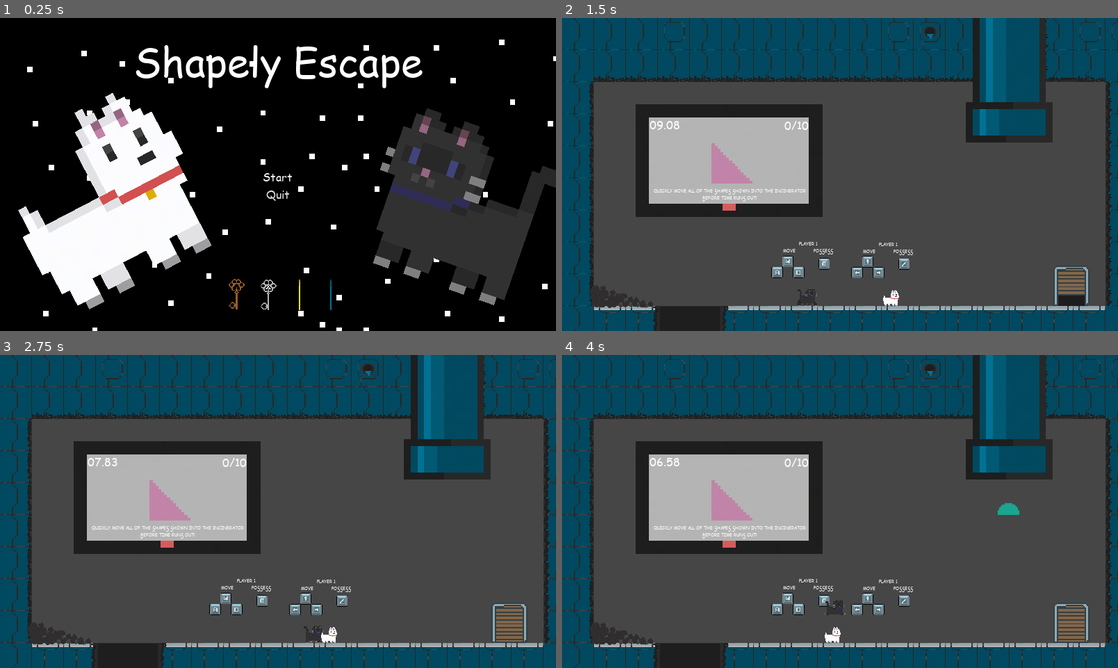
Above: before the commit, frames 1-4 (two rows, left to right).
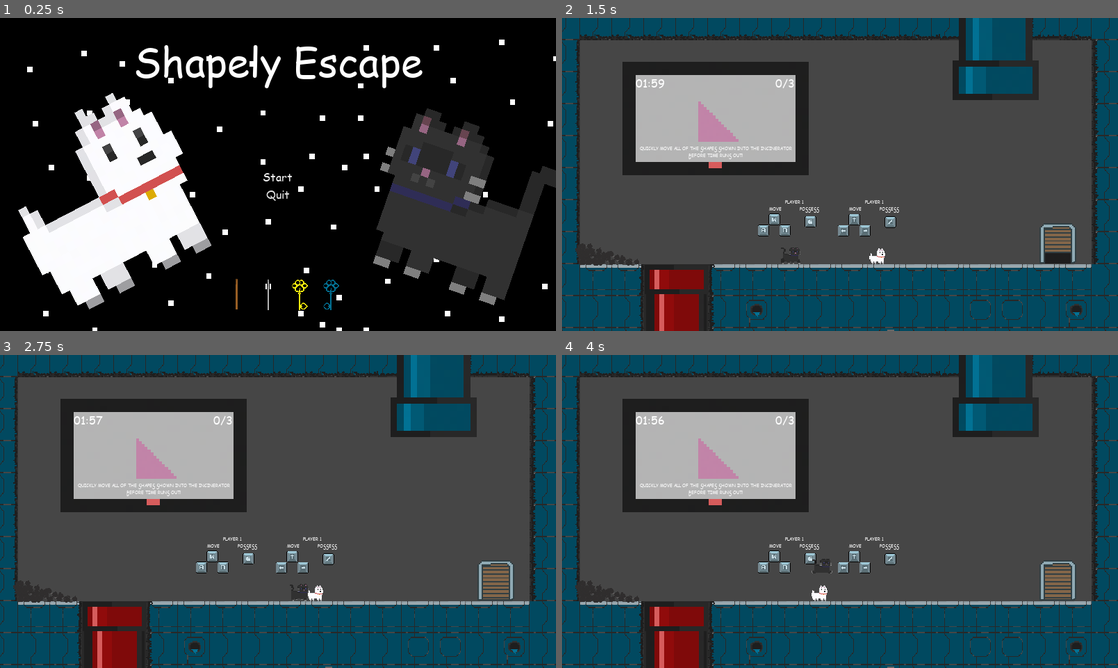
Above: after the commit, the same moments.

Repository: Astrol99/ShapelyEscape
Game: Godot game, scene res://MainMenu/MainMenu.tscn
The game is run twice, just before and just after one commit, with the same random seed, the same clock (stepped at 60 frames per second) and the same inputs.
Inputs:
- Up to frame 1 (0.25 s): no input
- Up to frame 2 (1.5 s): click "Start" at 0.5 s; hold D (move_right1) from 1.28 s (still down); tap / (possess) at 1.35 s
- Up to frame 3 (2.75 s): keep holding D (move_right1); tap W (jump1) at 1.52, 2.27 s; tap E (cat_possess) at 2.1 s; tap / (possess) at 2.3 s
- Up to frame 4 (4 s): release D (move_right1) at 2.78 s; hold A (move_left1) 2.78-3.53 s; hold Left (move_left2) 2.78-3.53 s; tap / (possess) at 3.05, 3.8 s; hold D (move_right1) from 3.53 s (still down); tap Right (move_right2) at 3.6 s; tap W (jump1) at 3.77 s

The runs differ from the first frame. In frame 1, 0.2% of the frame differs, in the area x 41-61%, y 83-94%; in frame 2, 48%; in frame 3, 48%; in frame 4, 49%, in the area x 0-100%, y 0-100%.

Commit message:
Finished main game implementation

Diff:
--- a/Level1/Level1.tscn
+++ b/Level1/Level1.tscn
@@ -11,6 +11,7 @@
 [ext_resource path="res://World_Objects/SpawnPipe/SpawnPipe.tscn" type="PackedScene" id=9]
 [ext_resource path="res://assets/keybinds/keybindstsa.png" type="Texture" id=10]
 [ext_resource path="res://assets/COMIC.TTF" type="DynamicFontData" id=11]
+[ext_resource path="res://World_Objects/Incinerator/Incinerator.tscn" type="PackedScene" id=12]
 
 [sub_resource type="ConvexPolygonShape2D" id=1]
 points = PoolVector2Array( 0, 0, 736, 0, 736, 736, 0, 736 )
@@ -49,33 +50,6 @@
 points = PoolVector2Array( 0, 0, 736, 0, 736, 736, 0, 736 )
 
 [sub_resource type="ConvexPolygonShape2D" id=14]
-points = PoolVector2Array( 0, 0, 736, 0, 736, 736, 0, 736 )
-
-[sub_resource type="ConvexPolygonShape2D" id=15]
-points = PoolVector2Array( 0, 0, 736, 0, 736, 736, 0, 736 )
-
-[sub_resource type="ConvexPolygonShape2D" id=16]
-points = PoolVector2Array( 0, 0, 736, 0, 736, 736, 0, 736 )
-
-[sub_resource type="ConvexPolygonShape2D" id=17]
-points = PoolVector2Array( 0, 0, 736, 0, 736, 736, 0, 736 )
-
-[sub_resource type="ConvexPolygonShape2D" id=18]
-points = PoolVector2Array( 0, 0, 736, 0, 736, 736, 0, 736 )
-
-[sub_resource type="ConvexPolygonShape2D" id=19]
-points = PoolVector2Array( 0, 0, 736, 0, 736, 736, 0, 736 )
-
-[sub_resource type="ConvexPolygonShape2D" id=20]
-points = PoolVector2Array( 0, 0, 736, 0, 736, 736, 0, 736 )
-
-[sub_resource type="ConvexPolygonShape2D" id=21]
-points = PoolVector2Array( 0, 0, 736, 0, 736, 736, 0, 736 )
-
-[sub_resource type="ConvexPolygonShape2D" id=22]
-points = PoolVector2Array( 0, 0, 736, 0, 736, 736, 0, 736 )
-
-[sub_resource type="ConvexPolygonShape2D" id=23]
 points = PoolVector2Array( 0, 0, 736, 0, 736, 736, 0, 736 )
 
 [sub_resource type="TileSet" id=13]
@@ -222,64 +196,9 @@
 2/navigation_offset = Vector2( 0, 0 )
 2/shape_offset = Vector2( 0, 0 )
 2/shape_transform = Transform2D( 1, 0, 0, 1, 0, 0 )
-2/shape = SubResource( 15 )
 2/shape_one_way = false
-2/shape_one_way_margin = 1.0
-2/shapes = [ {
-"autotile_coord": Vector2( 0, 0 ),
-"one_way": false,
-"one_way_margin": 1.0,
-"shape": SubResource( 15 ),
-"shape_transform": Transform2D( 1, 0, 0, 1, 0, 0 )
-}, {
-"autotile_coord": Vector2( 1, 0 ),
-"one_way": false,
-"one_way_margin": 1.0,
-"shape": SubResource( 16 ),
-"shape_transform": Transform2D( 1, 0, 0, 1, 0, 0 )
-}, {
-"autotile_coord": Vector2( 2, 0 ),
-"one_way": false,
-"one_way_margin": 1.0,
-"shape": SubResource( 17 ),
-"shape_transform": Transform2D( 1, 0, 0, 1, 0, 0 )
-}, {
-"autotile_coord": Vector2( 2, 1 ),
-"one_way": false,
-"one_way_margin": 1.0,
-"shape": SubResource( 18 ),
-"shape_transform": Transform2D( 1, 0, 0, 1, 0, 0 )
-}, {
-"autotile_coord": Vector2( 1, 1 ),
-"one_way": false,
-"one_way_margin": 1.0,
-"shape": SubResource( 19 ),
-"shape_transform": Transform2D( 1, 0, 0, 1, 0, 0 )
-}, {
-"autotile_coord": Vector2( 0, 1 ),
-"one_way": false,
-"one_way_margin": 1.0,
-"shape": SubResource( 20 ),
-"shape_transform": Transform2D( 1, 0, 0, 1, 0, 0 )
-}, {
-"autotile_coord": Vector2( 0, 2 ),
-"one_way": false,
-"one_way_margin": 1.0,
-"shape": SubResource( 21 ),
-"shape_transform": Transform2D( 1, 0, 0, 1, 0, 0 )
-}, {
-"autotile_coord": Vector2( 1, 2 ),
-"one_way": false,
-"one_way_margin": 1.0,
-"shape": SubResource( 22 ),
-"shape_transform": Transform2D( 1, 0, 0, 1, 0, 0 )
-}, {
-"autotile_coord": Vector2( 2, 2 ),
-"one_way": false,
-"one_way_margin": 1.0,
-"shape": SubResource( 23 ),
-"shape_transform": Transform2D( 1, 0, 0, 1, 0, 0 )
-} ]
+2/shape_one_way_margin = 0.0
+2/shapes = [  ]
 2/z_index = 0
 
 [sub_resource type="DynamicFont" id=24]
@@ -289,14 +208,16 @@
 
 [node name="Timer" type="Timer" parent="."]
 process_mode = 0
-wait_time = 10.0
+wait_time = 120.0
 one_shot = true
 autostart = true
 
 [node name="Camera2D" type="Camera2D" parent="."]
+position = Vector2( 1007, 685 )
+current = true
+process_mode = 0
 __meta__ = {
-"_edit_group_": true,
-"_edit_lock_": true
+"_edit_group_": true
 }
 
 [node name="Background" type="Sprite" parent="Camera2D"]
@@ -317,24 +238,6 @@
 "_edit_lock_": true
 }
 
-[node name="Screen" parent="." instance=ExtResource( 8 )]
-position = Vector2( 577, 492 )
-timer = NodePath("../Timer")
-door = NodePath("../Door")
-spawn_pipe = NodePath("../SpawnPipe")
-
-[node name="Door" parent="." instance=ExtResource( 5 )]
-position = Vector2( 1759, 921 )
-scale = Vector2( 0.25, 0.25 )
-NextLevel = "res://MainMenu/MainMenu.tscn"
-
-[node name="SpawnPipe" parent="." instance=ExtResource( 9 )]
-position = Vector2( 1545, 141 )
-
-[node name="Trashbags" parent="." instance=ExtResource( 6 )]
-position = Vector2( 99, 703 )
-scale = Vector2( 0.25, 0.25 )
-
 [node name="Player1Controls" type="Label" parent="."]
 margin_left = 718.0
 margin_top = 769.0
@@ -411,8 +314,33 @@
 region_enabled = true
 region_rect = Rect2( 1242, 648, 396, 396 )
 
+[node name="Screen" parent="." instance=ExtResource( 8 )]
+position = Vector2( 577, 492 )
+timer = NodePath("../Timer")
+door = NodePath("../Door")
+spawn_pipe = NodePath("../SpawnPipe")
+max_score = 3
+
+[node name="Door" parent="." instance=ExtResource( 5 )]
+position = Vector2( 1759, 921 )
+scale = Vector2( 0.25, 0.25 )
+NextLevel = "res://MainMenu/MainMenu.tscn"
+
+[node name="SpawnPipe" parent="." instance=ExtResource( 9 )]
+position = Vector2( 1545, 141 )
+delaySpawn = 1
+
+[node name="Incinerator" parent="." instance=ExtResource( 12 )]
+position = Vector2( 443, 1208 )
+scale = Vector2( 0.734845, 0.734845 )
+screen = NodePath("../Screen")
+
+[node name="Trashbags" parent="." instance=ExtResource( 6 )]
+position = Vector2( 99, 703 )
+scale = Vector2( 0.25, 0.25 )
+
 [node name="Cat_Goof" parent="." instance=ExtResource( 3 )]
-position = Vector2( 784, 951 )
+position = Vector2( 774, 943 )
 scale = Vector2( 0.2, 0.2 )
 collision_mask = 15
 
@@ -423,3 +351,6 @@
 
 [connection signal="timeout" from="Timer" to="Screen" method="_on_Timer_timeout"]
 [connection signal="GAME_COMPLETE" from="Screen" to="Door" method="_on_Screen_GAME_COMPLETE"]
+[connection signal="incinerated" from="Incinerator" to="Screen" method="_on_Incinerator_incinerated"]
+[connection signal="incinerated" from="Incinerator" to="Cat_Goof" method="on_Player2_unpossess"]
+[connection signal="incinerated" from="Incinerator" to="Dog_Oof" method="on_Player_unpossess"]
--- a/MainMenu/MainMenu.tscn
+++ b/MainMenu/MainMenu.tscn
@@ -133,7 +133,7 @@
 scale = Vector2( 0.12963, 0.12963 )
 frames = SubResource( 17 )
 animation = "brown"
-frame = 1
+frame = 2
 playing = true
 
 [node name="Silver_Key" type="AnimatedSprite" parent="."]
@@ -141,6 +141,7 @@
 scale = Vector2( 0.12963, 0.12963 )
 frames = SubResource( 17 )
 animation = "diamond"
+frame = 1
 playing = true
 
 [node name="Gold_Key" type="AnimatedSprite" parent="."]
@@ -148,7 +149,7 @@
 scale = Vector2( 0.12963, 0.12963 )
 frames = SubResource( 17 )
 animation = "gold"
-frame = 2
+frame = 3
 playing = true
 
 [node name="Diamond_Key" type="AnimatedSprite" parent="."]
@@ -156,7 +157,7 @@
 scale = Vector2( 0.12963, 0.12963 )
 frames = SubResource( 17 )
 animation = "silver"
-frame = 1
+frame = 2
 playing = true
 
 [node name="Label" type="Label" parent="."]
--- a/World_Objects/Entities/Actor.gd
+++ b/World_Objects/Entities/Actor.gd
@@ -9,6 +9,10 @@
 var velocity = Vector2.ZERO
 
 func _physics_process(delta):
+	if (position.y > 1100):
+		position.y = 466
+		position.x = 1536
+
 	if is_on_ceiling():
 		velocity.y = 0
 
--- a/World_Objects/Entities/Possessable.gd
+++ b/World_Objects/Entities/Possessable.gd
@@ -72,6 +72,3 @@
 func _on_Area2D_stop():
 	possesseddog = false
 	possessedcat = false
-
-func on_Incinerator_kill():
-	self.queue_free
--- a/World_Objects/Entities/PossessableObjects/PossessableOval.tscn
+++ b/World_Objects/Entities/PossessableObjects/PossessableOval.tscn
@@ -4,7 +4,7 @@
 [ext_resource path="res://World_Objects/Entities/CheckImCalled.gd" type="Script" id=2]
 [ext_resource path="res://World_Objects/Entities/Possessable.gd" type="Script" id=3]
 
-[node name="Possessable" type="KinematicBody2D"]
+[node name="PossessableOval" type="KinematicBody2D"]
 script = ExtResource( 3 )
 
 [node name="Sprite" type="Sprite" parent="."]
--- a/World_Objects/Entities/PossessableObjects/PossessableBlock.tscn
+++ b/World_Objects/Entities/PossessableObjects/PossessableRectangle.tscn
@@ -1,12 +1,16 @@
-[gd_scene load_steps=4 format=2]
+[gd_scene load_steps=6 format=2]
 
 [ext_resource path="res://assets/shapes/rectangle.png" type="Texture" id=1]
+[ext_resource path="res://World_Objects/Entities/CheckImCalled.gd" type="Script" id=2]
 [ext_resource path="res://World_Objects/Entities/Possessable.gd" type="Script" id=3]
 
 [sub_resource type="RectangleShape2D" id=1]
 extents = Vector2( 24, 26.5 )
 
-[node name="PossessableBlock" type="KinematicBody2D"]
+[sub_resource type="RectangleShape2D" id=2]
+extents = Vector2( 24, 27 )
+
+[node name="PossessableRectangle" type="KinematicBody2D"]
 collision_layer = 4
 collision_mask = 13
 script = ExtResource( 3 )
@@ -19,3 +23,9 @@
 position = Vector2( -1.90735e-06, 1.125 )
 scale = Vector2( 3, 2.57031 )
 texture = ExtResource( 1 )
+
+[node name="Area2D" type="Area2D" parent="."]
+script = ExtResource( 2 )
+
+[node name="CollisionShape2D" type="CollisionShape2D" parent="Area2D"]
+shape = SubResource( 2 )
--- a/World_Objects/Entities/PossessableObjects/PossessableRightTriangle.tscn
+++ b/World_Objects/Entities/PossessableObjects/PossessableRightTriangle.tscn
@@ -4,7 +4,7 @@
 [ext_resource path="res://World_Objects/Entities/CheckImCalled.gd" type="Script" id=2]
 [ext_resource path="res://World_Objects/Entities/Possessable.gd" type="Script" id=3]
 
-[node name="Possessable" type="KinematicBody2D"]
+[node name="PossessableRightTriangle" type="KinematicBody2D"]
 script = ExtResource( 3 )
 
 [node name="Sprite" type="Sprite" parent="."]
--- a/World_Objects/Entities/PossessableObjects/PossessableSemiCircle.tscn
+++ b/World_Objects/Entities/PossessableObjects/PossessableSemiCircle.tscn
@@ -4,7 +4,7 @@
 [ext_resource path="res://World_Objects/Entities/CheckImCalled.gd" type="Script" id=2]
 [ext_resource path="res://World_Objects/Entities/Possessable.gd" type="Script" id=3]
 
-[node name="Possessable" type="KinematicBody2D"]
+[node name="PossessableSemiCircle" type="KinematicBody2D"]
 script = ExtResource( 3 )
 
 [node name="Sprite" type="Sprite" parent="."]
--- a/World_Objects/Incinerator/Incinerator.gd
+++ b/World_Objects/Incinerator/Incinerator.gd
@@ -1,16 +1,11 @@
 extends Area2D
 
-onready var screen = get_node("../Screen")
-var currentbody = null #placeholder for current needed shape
+export (NodePath) onready var screen = get_node(screen)
 
-signal kill
-signal shape_burned
-func _on_Incinerator_body_shape_entered(body):
-	if(body.burnable == true):
-		connect("kill", body, "on_Incinerator_kill")
-		emit_signal("kill")
-		disconnect("kill", body, "on_Incinerator_kill")
-		if(body.sprite == screen.shape_sprite): #condition could be changed, I dont think this works
-			connect("shape_burned", screen, "on_shape_incinerated")
-			emit_signal("shape_burned")
-			disconnect("shape_burned", screen, "on_shape_incinerated")
+signal incinerated(body)
+
+func _on_Incinerator_body_entered(body):
+	print(body.name)
+	if ("Possessable" in body.name):
+		body.queue_free()
+	emit_signal("incinerated", body)
--- /dev/null
+++ b/World_Objects/Incinerator/Incinerator.tscn
@@ -0,0 +1,19 @@
+[gd_scene load_steps=3 format=2]
+
+[ext_resource path="res://World_Objects/Incinerator/Incinerator.gd" type="Script" id=1]
+[ext_resource path="res://assets/God_Forsaken_TileSet/Red Pipe.png" type="Texture" id=2]
+
+[node name="Incinerator" type="Area2D"]
+script = ExtResource( 1 )
+
+[node name="Sprite" type="Sprite" parent="."]
+texture = ExtResource( 2 )
+flip_v = true
+region_enabled = true
+region_rect = Rect2( 230, 0, 299, 575 )
+
+[node name="CollisionPolygon2D" type="CollisionPolygon2D" parent="."]
+position = Vector2( 230, 1 )
+polygon = PoolVector2Array( -99.5, -146.5, -80.5, -146.5, -80.5, -288.5, -379.5, -288.5, -379.5, -146.5, -360.5, -146.5, -360.5, 286.5, -99.5, 286.5 )
+
+[connection signal="body_entered" from="." to="." method="_on_Incinerator_body_entered"]
--- a/World_Objects/Screen/Screen.gd
+++ b/World_Objects/Screen/Screen.gd
@@ -31,10 +31,8 @@
 		msg_label.add_color_override("font_color", Color(255,0,0))
 		msg_label.set_text("GAME OVER")
 
-func _on_shape_incinerated(shape):
-	if (shape in shape_sprite.texture.resource_path):
-		score += 1
-		shape_sprite.texture = shapes[randi() % shapes.size()]
+func _ready():
+	shape_sprite.texture = shapes[randi() % shapes.size()]
 
 func _physics_process(_delta):
 	if not timer.is_stopped():
@@ -56,3 +54,13 @@
 		return "%05.2f" % [seconds]
 	else:
 		return "%02d:%02d" % [minutes, seconds]
+
+
+func _on_Incinerator_incinerated(body):
+	var current_shape_name = shape_sprite.texture.resource_path.replace("res://assets/shapes/", "").replace(".png", "")
+	print(current_shape_name)
+	print(body.name.to_lower())
+	if (current_shape_name in body.name.to_lower()):
+		print("IT WORKED")
+		score += 1
+		shape_sprite.texture = shapes[randi() % shapes.size()]
--- a/World_Objects/SpawnPipe/SpawnPipe.gd
+++ b/World_Objects/SpawnPipe/SpawnPipe.gd
@@ -1,16 +1,21 @@
-extends Sprite
+extends Node2D
+
+export (int) onready var delaySpawn = 5
 
 var shapes = [
-	preload("res://World_Objects/Entities/PossessableObjects/PossessableBlock.tscn"),
+	preload("res://World_Objects/Entities/PossessableObjects/PossessableRectangle.tscn"),
 	preload("res://World_Objects/Entities/PossessableObjects/PossessableCircle.tscn"),
 	preload("res://World_Objects/Entities/PossessableObjects/PossessableOval.tscn"),
 	preload("res://World_Objects/Entities/PossessableObjects/PossessableRightTriangle.tscn"),
 	preload("res://World_Objects/Entities/PossessableObjects/PossessableSemiCircle.tscn")
 ]
 
+func _ready():
+	$Timer.start(delaySpawn)
+
 func _on_Timer_timeout():
 	var shape = shapes[randi() % shapes.size()].instance()
-	shape.set_position(Vector2(0, 288))
-	if not "Block" in shape.name:
+	shape.set_position(Vector2((randi() % 200) - 100, 288))
+	if not "Rectangle" in shape.name:
 		shape.set_scale(Vector2(5,5))
 	add_child(shape)
--- a/World_Objects/SpawnPipe/SpawnPipe.tscn
+++ b/World_Objects/SpawnPipe/SpawnPipe.tscn
@@ -3,15 +3,17 @@
 [ext_resource path="res://assets/God_Forsaken_TileSet/PIPEFORNEW.png" type="Texture" id=1]
 [ext_resource path="res://World_Objects/SpawnPipe/SpawnPipe.gd" type="Script" id=2]
 
-[node name="SpawnPipe" type="Sprite"]
-texture = ExtResource( 1 )
-region_enabled = true
-region_rect = Rect2( 230, 0, 299, 575 )
+[node name="SpawnPipe" type="Node2D"]
 script = ExtResource( 2 )
 
 [node name="Timer" type="Timer" parent="."]
 process_mode = 0
-wait_time = 3.0
+wait_time = 5.0
 autostart = true
 
+[node name="Sprite" type="Sprite" parent="."]
+texture = ExtResource( 1 )
+region_enabled = true
+region_rect = Rect2( 230, 0, 299, 575 )
+
 [connection signal="timeout" from="Timer" to="." method="_on_Timer_timeout"]
Not shown: 1 places in Level1/Level1.tscn that only renumber resources
